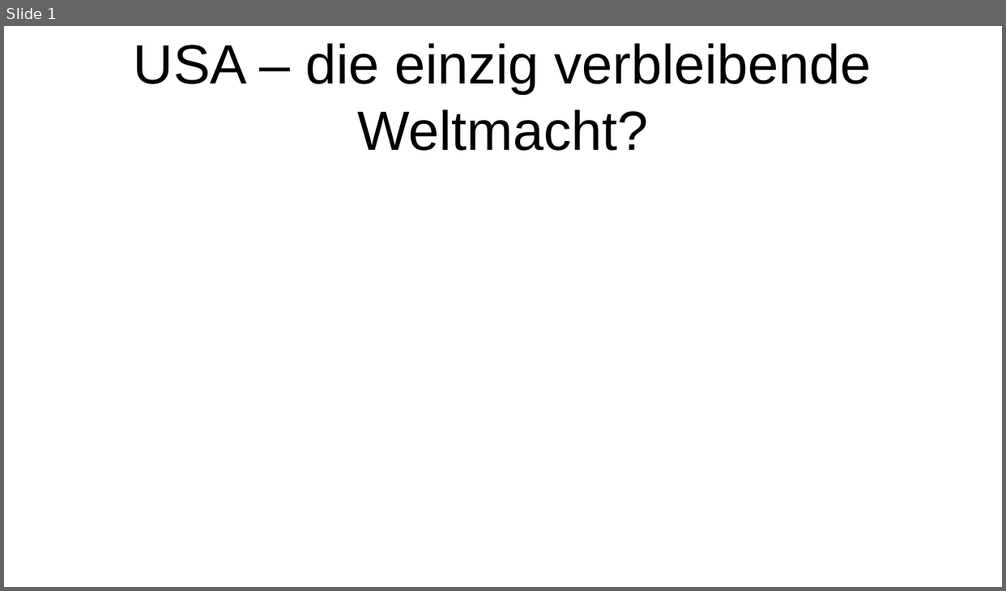
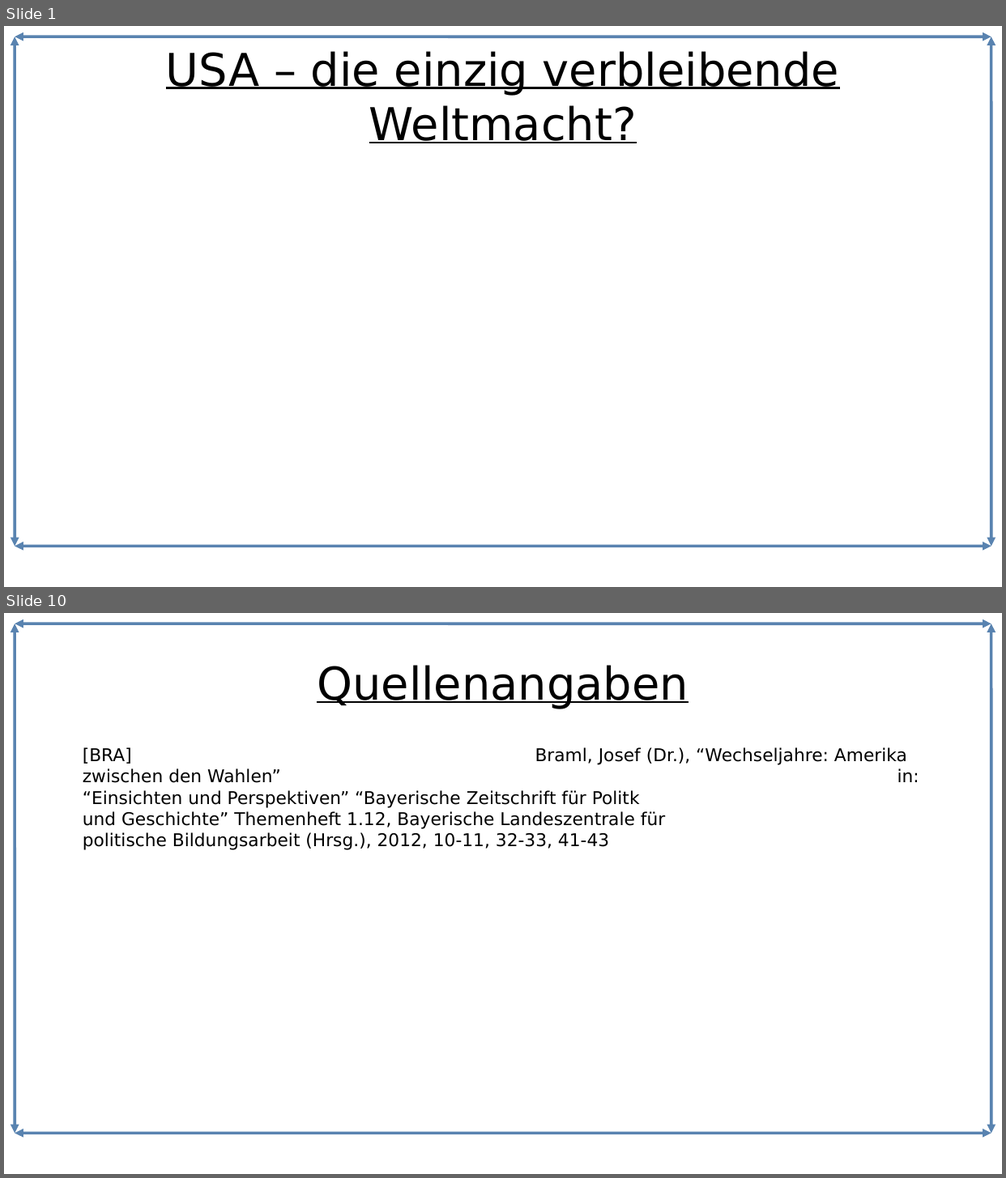
Before and after one commit to Lacrimus/Referat-Geschichte-USA-die-einzig-verbleibende-Weltmacht-, a slide deck: USA-die-einzig-verbleibende-Weltmacht.odp. Shown one above the other, each under a label of ours: slide 1 before the commit, slides 1 and 10 after it; the slides between them are not shown. The pictures are 1006x591 and 1006x1178 pixels, drawn with LibreOffice and Linux fonts; fonts in the diff are those of the drawing. Boxes give left, top, right and bottom in pixels: in the first picture for what was removed or moved away, otherwise in the second. Text is boxed around its words. In the diff, an @@ line names an element or a change of style, - is before the commit and + after.

```diff
--- a/USA-die-einzig-verbleibende-Weltmacht.odp
+++ b/USA-die-einzig-verbleibende-Weltmacht.odp
@@ slide 10 added at [4, 613, 1002, 1174], background #FFFFFF; not listed: 4 template elements that a slide beside it also shows @@
@@ title added at [317, 665, 688, 709], 36 pt, text #000000, underline @@
+Quellenangaben
@@ text added at [83, 747, 919, 850], 14 pt, text #000000 @@
+[BRA] Braml, Josef (Dr.), “Wechseljahre: Amerika zwischen den Wahlen” in: “Einsichten und Perspektiven” “Bayerische Zeitschrift für Politk und Geschichte” Themenheft 1.12, Bayerische Landeszentrale für politische Bildungsarbeit (Hrsg.), 2012, 10-11, 32-33, 41-43
@@ slide 1 changed as well @@
@@ double arrow added from (15, 37) to (15, 547), #5983B0 2.3 pt @@
@@ double arrow added from (15, 37) to (992, 37), #5983B0 2.3 pt @@
@@ title "USA – die einzig verbleibende ..." at [166, 51, 839, 143]: size 44 to 36 pt, font Arial to DejaVu Sans, underline on @@
@@ double arrow added from (992, 37) to (992, 547), #5983B0 2.3 pt @@
@@ double arrow added from (992, 547) to (15, 547), #5983B0 2.3 pt @@
```
Also in this commit, not shown: 8 other slides added, 1 other file.
